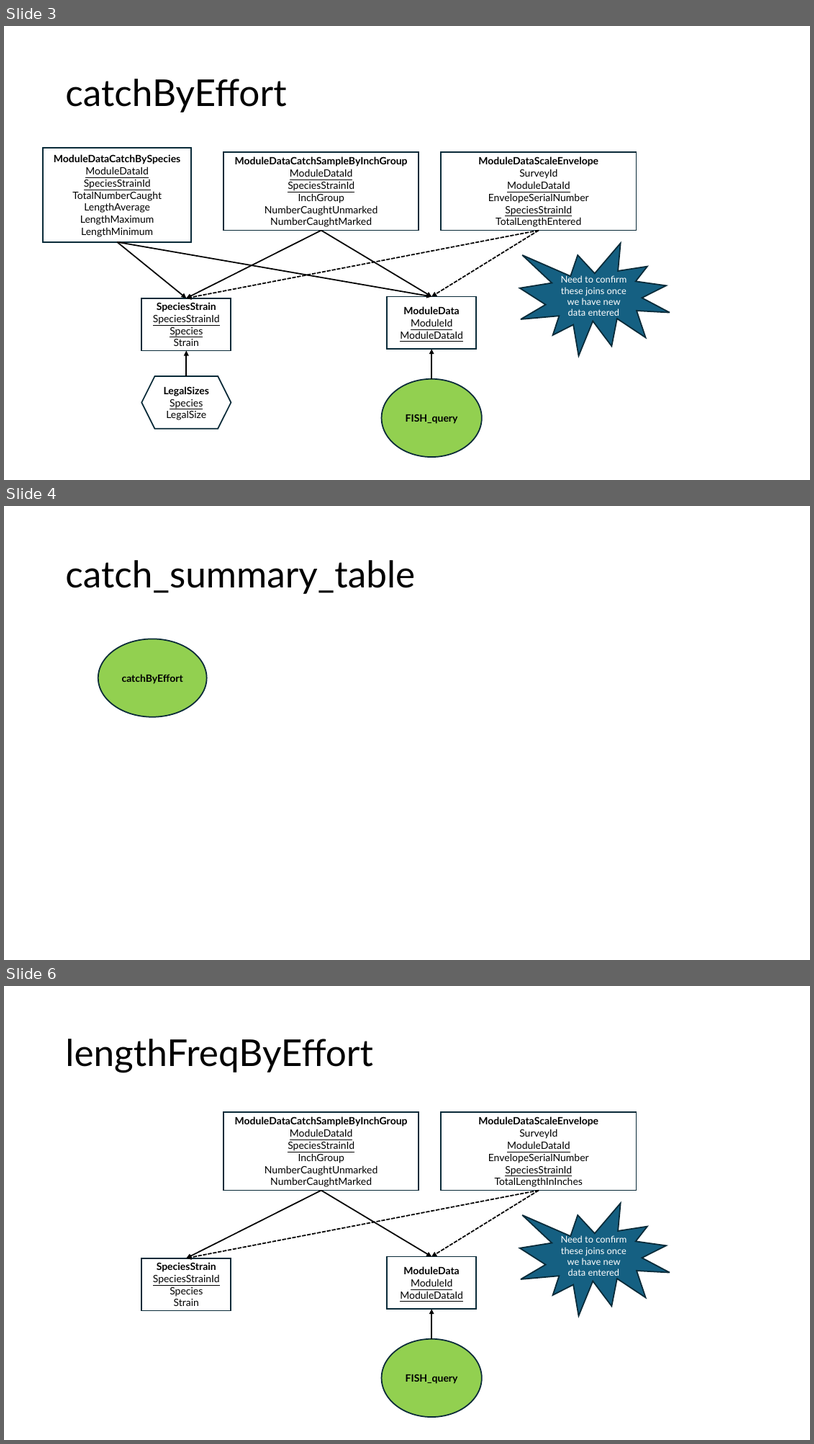
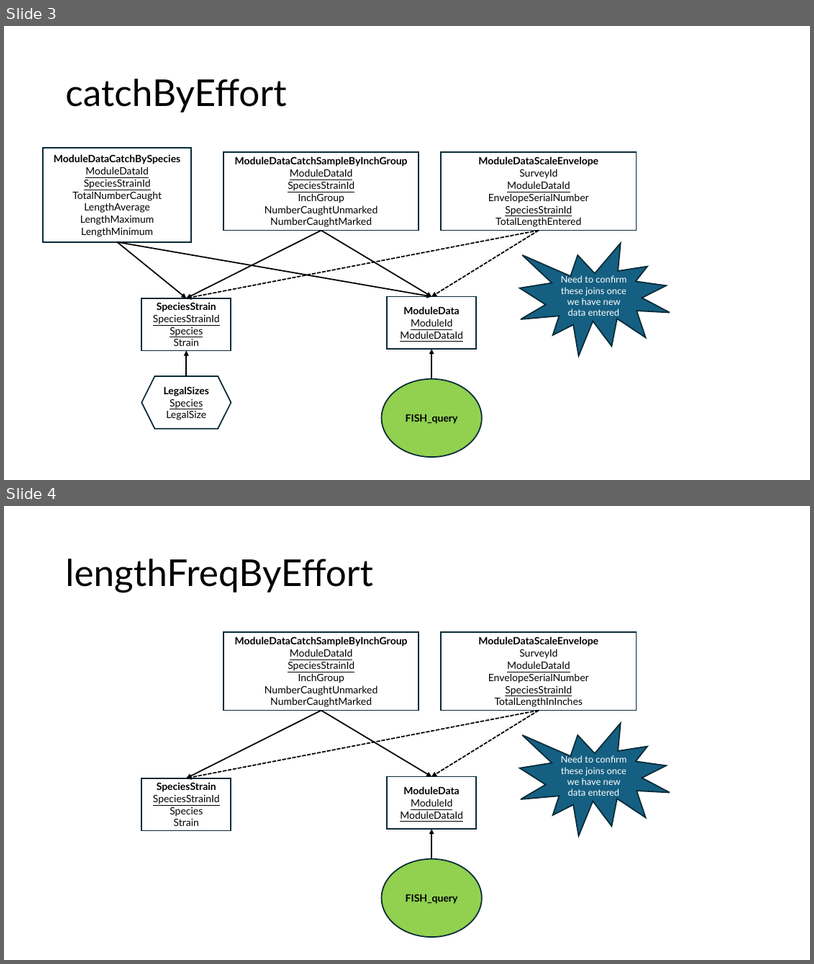
Before and after one commit to DNRFISH/MFA, a slide deck: dev/MFA_table_joins.pptx. Shown one above the other, each under a label of ours: slides 3, 4 and 6 before the commit, slides 3 and 4 after it; the slides between them are not shown. The pictures are 814x1444 and 814x964 pixels, drawn with LibreOffice and Linux fonts; fonts in the diff are those of the drawing. Boxes give left, top, right and bottom in pixels: in the first picture for what was removed or moved away, otherwise in the second. Text is boxed around its words. In the diff, an @@ line names an element or a change of style, - is before the commit and + after.

Commit message:
updated catchSummary

```diff
--- a/dev/MFA_table_joins.pptx
+++ b/dev/MFA_table_joins.pptx
@@ slide 4 removed at <box>4,506,810,960</box>, background #FFFFFF @@
@@ title removed at <box>65,560,415,594</box> @@
-catch_summary_table
@@ ellipse removed at <box>98,639,207,717</box> @@
-catchByEffort
@@ what was slide 6 is now slide 4 @@
```
Also in this commit, not shown: 1 slide changed, 2 other slides removed.
